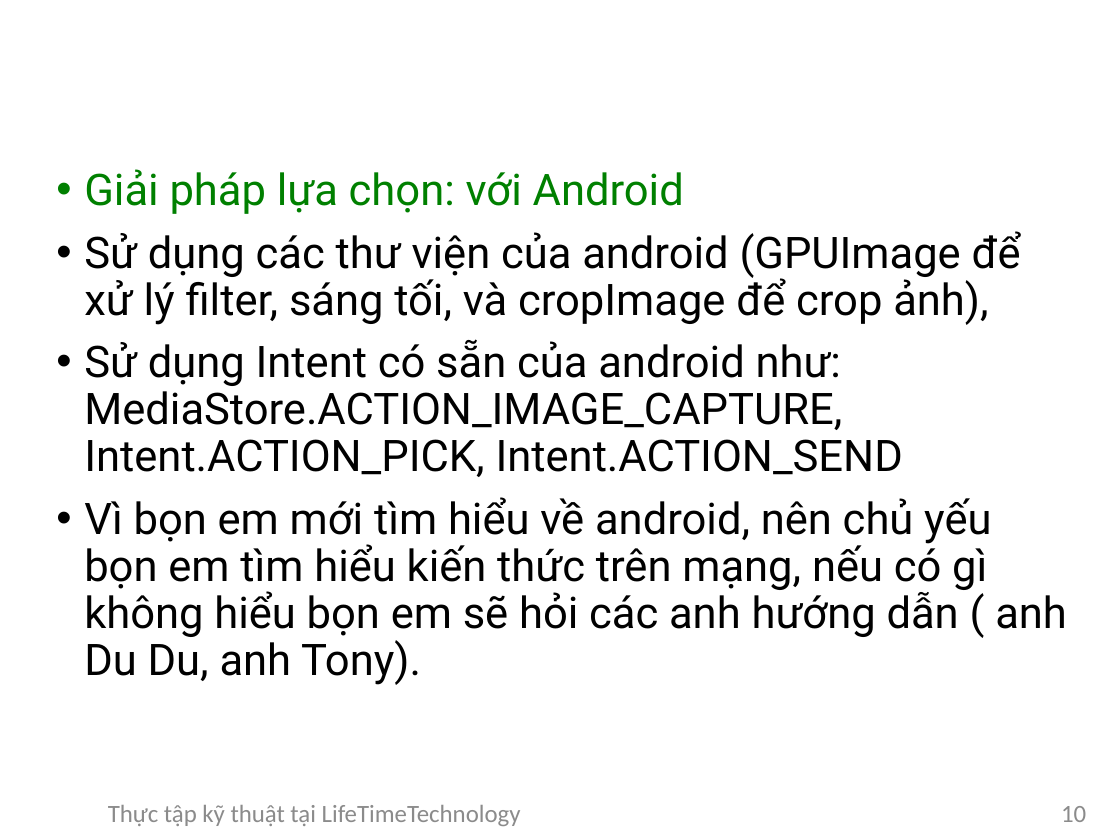
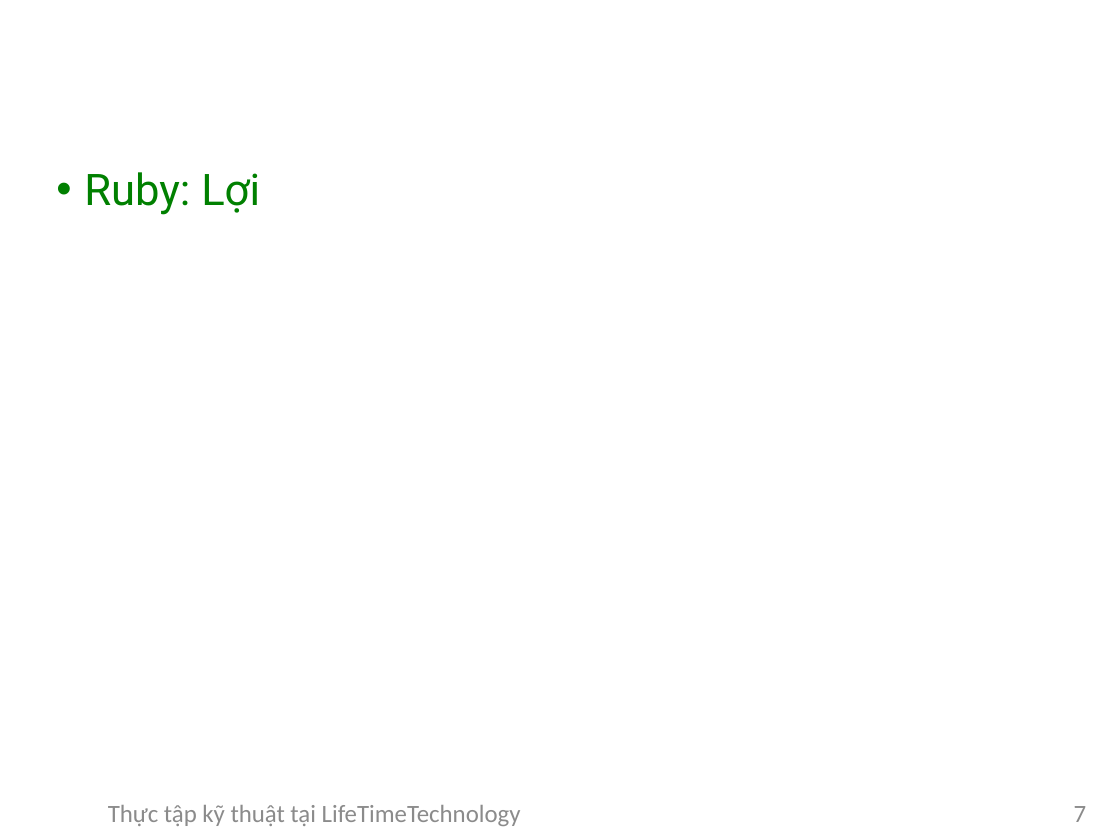
Before and after one commit to DaoVanDuong/baocaoThucTap, a slide deck: slide 7 of baocaoThucTap.pptx (slide 10 before the commit). Drawn at 1120x840 pixels with LibreOffice and Linux fonts; fonts in the diff are those of the drawing; background and template pictures are left out. Boxes give left, top, right and bottom in pixels: in the first picture for what was removed or moved away, otherwise in the second. Text is boxed around its words. In the diff, an @@ line names an element or a change of style, - is before the commit and + after.

```diff
--- a/baocaoThucTap.pptx
+++ b/baocaoThucTap.pptx
@@ text at <box>84,172,260,215</box>: text changed; text colour #000000 to #008000 @@
-• Giải pháp lựa chọn: với Android
-• Sử dụng các thư viện của android (GPUImage để xử lý filter, sáng tối, và cropImage để crop ảnh),
-• Sử dụng Intent có sẵn của android như: MediaStore.ACTION_IMAGE_CAPTURE, Intent.ACTION_PICK, Intent.ACTION_SEND
-• Vì bọn em mới tìm hiểu về android, nên chủ yếu bọn em tìm hiểu kiến thức trên mạng, nếu có gì không hiểu bọn em sẽ hỏi các anh hướng dẫn ( anh Du Du, anh Tony).
+• Ruby: Lợi
@@ page number at <box>1074,806,1087,822</box>: text changed @@
-10
+7
```
Also in this commit, not shown: 5 other slides changed, 1 slide added, 4 slides removed.
